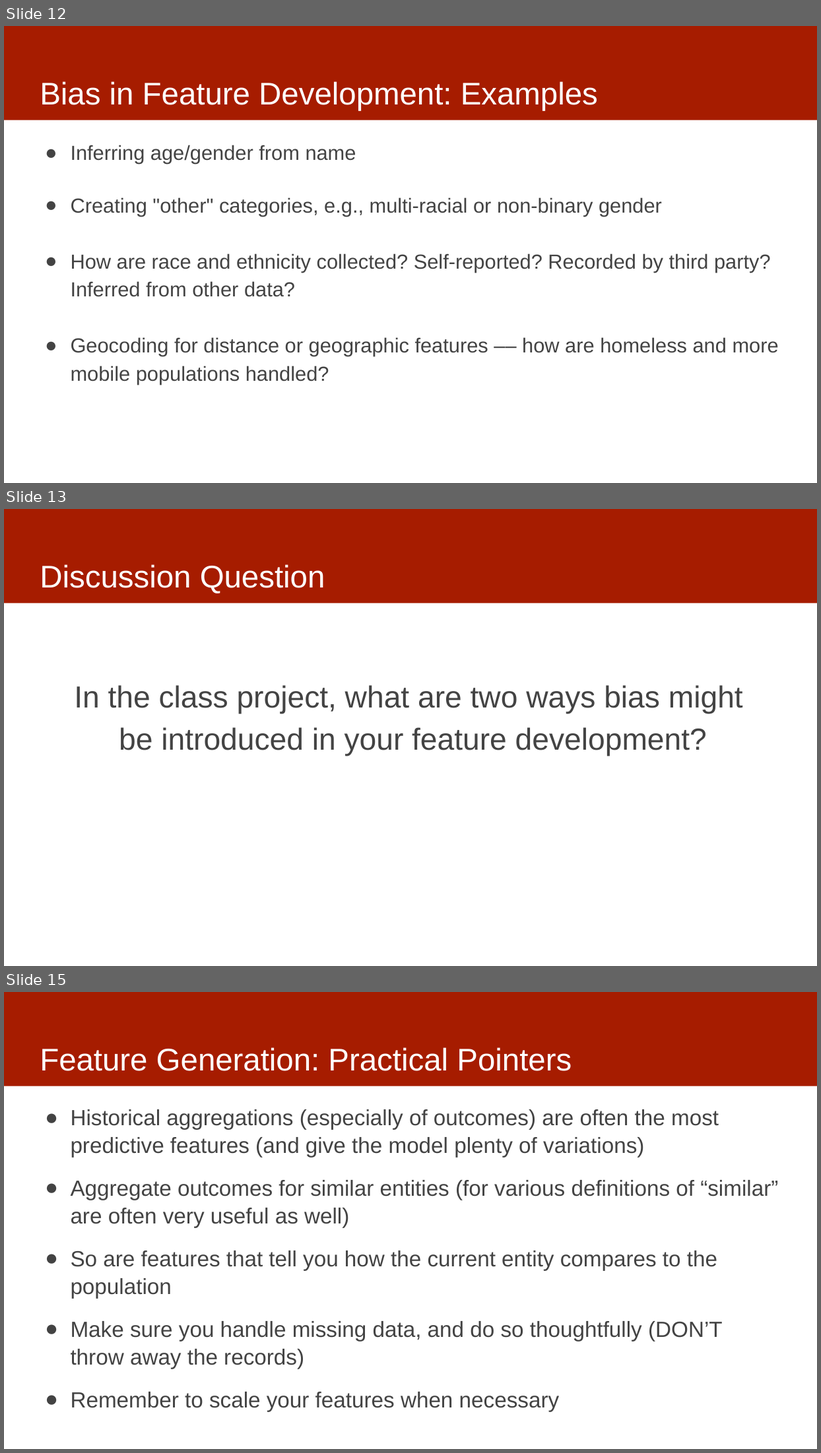
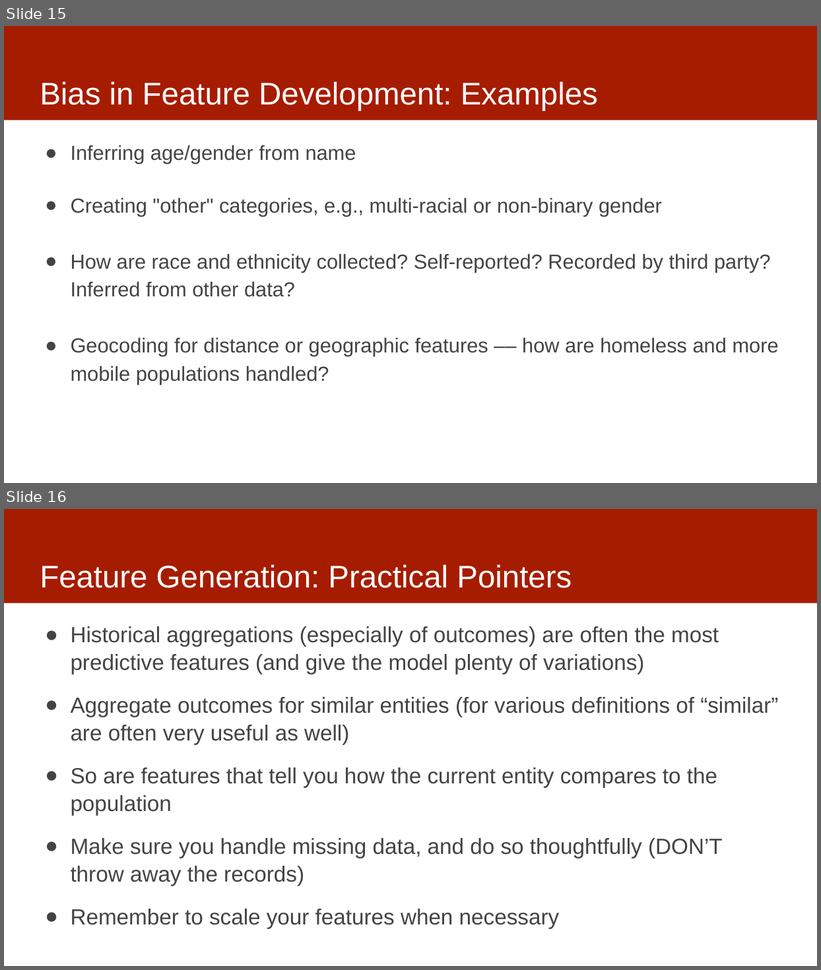
Before and after one commit to dssg/mlforpublicpolicylab, a slide deck: Lectures/12-features-and-imputation.pptx. Shown one above the other, each under a label of ours: slides 12, 13 and 15 before the commit, slides 15 and 16 after it; the slides between them are not shown. The pictures are 821x1453 and 821x970 pixels, drawn with LibreOffice and Linux fonts; fonts in the diff are those of the drawing. Boxes give left, top, right and bottom in pixels: in the first picture for what was removed or moved away, otherwise in the second. Text is boxed around its words. In the diff, an @@ line names an element or a change of style, - is before the commit and + after.

```diff
--- a/Lectures/12-features-and-imputation.pptx
+++ b/Lectures/12-features-and-imputation.pptx
@@ slide 13 removed at (x1=4, y1=509, x2=817, y2=966), background #FFFFFF; not listed: 1 template element that a slide beside it also shows @@
@@ title removed at (x1=40, y1=564, x2=325, y2=593) @@
-Discussion Question
@@ text removed at (x1=74, y1=685, x2=743, y2=756) @@
-In the class project, what are two ways bias might
-be introduced in your feature development?
@@ what was slide 12 is now slide 15 @@
@@ what was slide 15 is now slide 16 @@
```
Also in this commit, not shown: 3 slides changed, 4 slides added, 2 other slides removed, 1 other file.
